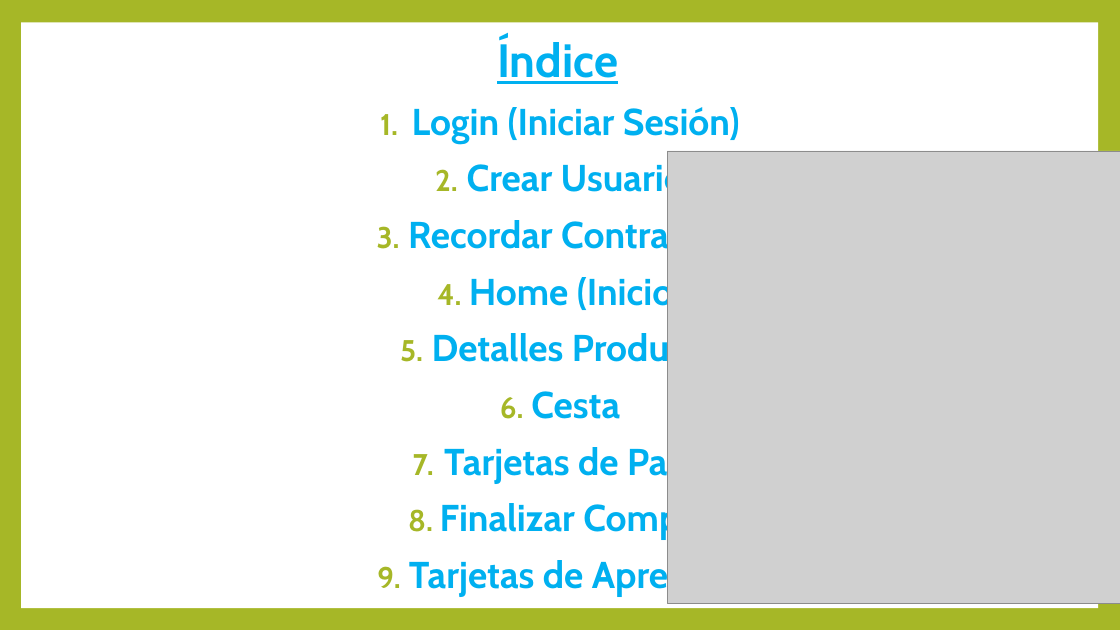
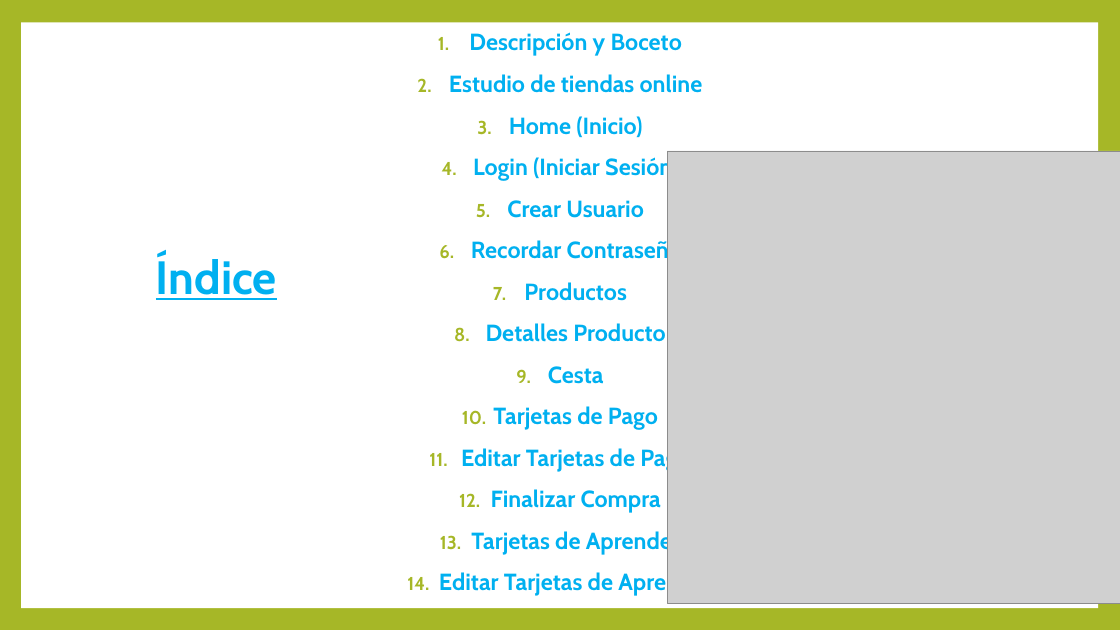
Before and after one commit to DavidCorredorMiguel/proyectogrupo2, a slide deck: slide 2 of Presentacion Tech Learn.pptx. Drawn at 1120x630 pixels with LibreOffice and Linux fonts; fonts in the diff are those of the drawing; grey boxes stand for pictures. Boxes give left, top, right and bottom in pixels: in the first picture for what was removed or moved away, otherwise in the second. Text is boxed around its words. In the diff, an @@ line names an element or a change of style, - is before the commit and + after.

```diff
--- a/Presentacion Tech Learn.pptx
+++ b/Presentacion Tech Learn.pptx
@@ text "Descripción y Boceto": place and size @@
-text "Descripción y Boceto" at box(408, 107, 743, 597)
+text "Descripción y Boceto" at box(439, 32, 712, 596)
@@ text at box(449, 32, 703, 138): paragraphs added @@
+1. Descripción y Boceto
+2. Estudio de tiendas online
+3. Home (Inicio)
@@ text at box(471, 155, 681, 555): size 32 to 20 pt in "Login (Iniciar Sesión)", "Crear Usuario", "Recordar Contraseña", "Detalles Producto" and 4 more places @@
@@ title "Índice": place and size @@
-title "Índice" at box(497, 38, 618, 84)
+title "Índice" at box(156, 254, 277, 300)
@@ text at box(524, 282, 626, 301): text changed; size 32 to 20 pt @@
-4. Home (Inicio)
+7. Productos
@@ text at box(461, 446, 690, 472): paragraph added @@
+11. Editar Tarjetas de Pago
@@ text at box(439, 570, 712, 596): paragraph added @@
+14. Editar Tarjetas de Aprender
```
Also in this commit, not shown: 5 other slides changed, 11 slides added, 3 slides removed, 7 other files.
